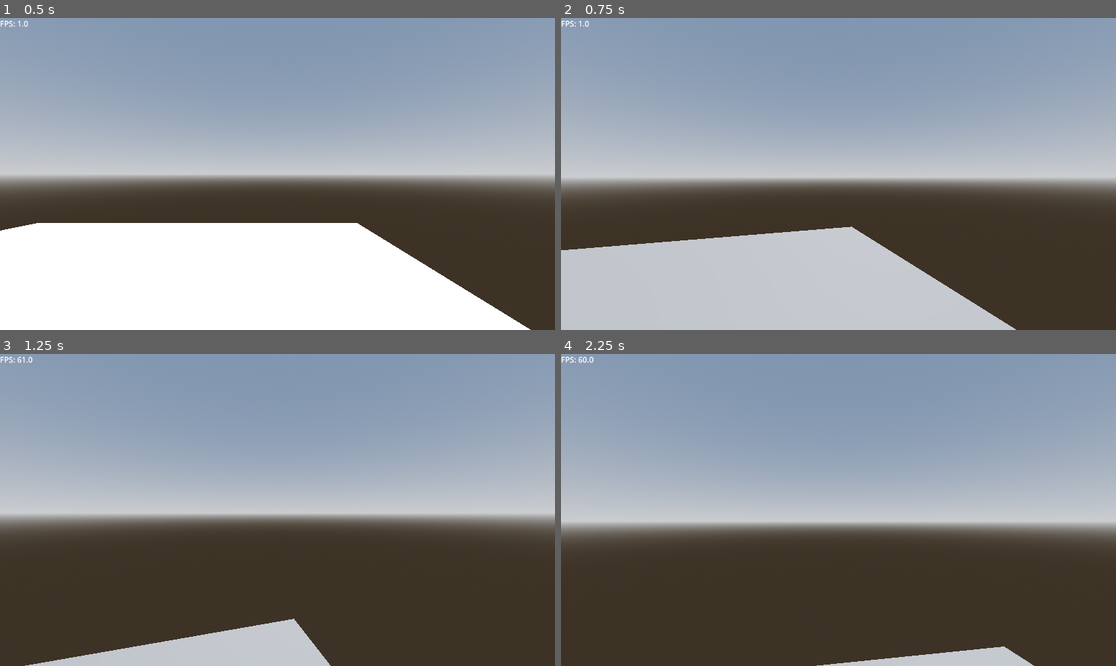
Above: before the commit, frames 1-4 (two rows, left to right).
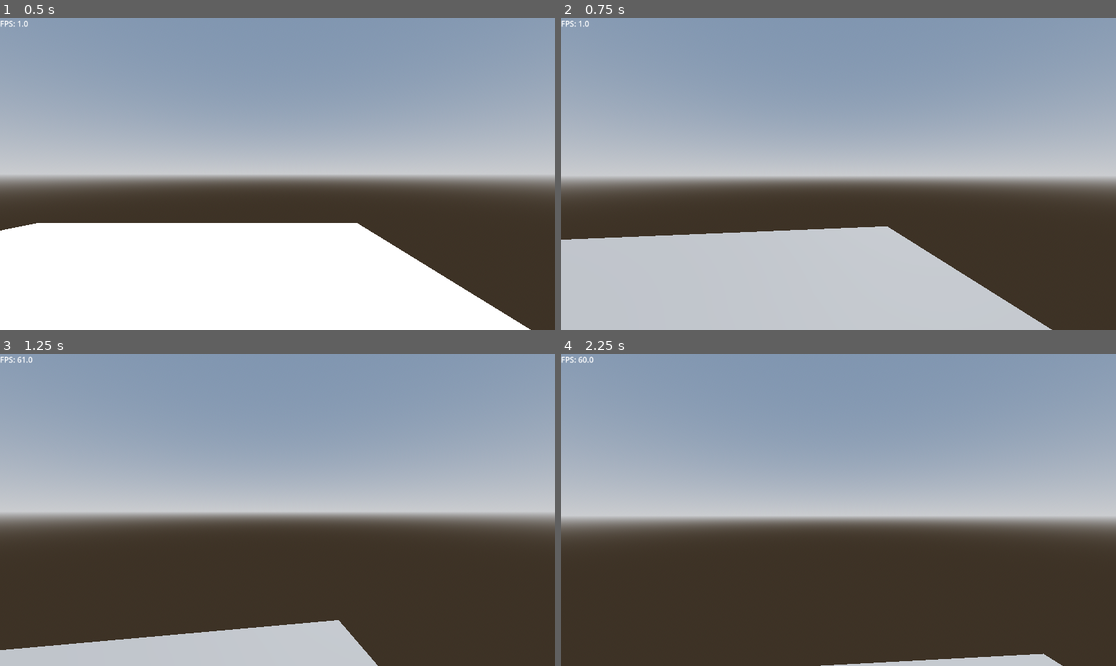
Above: after the commit, the same moments.

Repository: remidu64/GODSE
Game: Godot game, scene res://scenes/State-PlayState.tscn
Same seed, same stepped clock (60 frames per second), same inputs: the game is played once before the commit and once after it. This scene is started directly instead of the project's main scene.
Inputs (mouse positions are in pixels of both pictures, inside the frame that each line leads up to):
- Up to frame 1 (0.5 s): no input
- Up to frame 2 (0.75 s): tap Enter at 0.5 s; move the mouse to (866, 174) at 0.52 s; hold W (forward) from 0.53 s (still down); tap \ (disableShadows) at 0.6 s
- Up to frame 3 (1.25 s): keep holding W (forward); tap Space (jump) at 0.77 s
- Up to frame 4 (2.25 s): keep holding W (forward); move the mouse to (810, 510) at 1.27 s; tap \ (disableShadows) at 1.35, 2.1 s; tap Space (jump) at 1.52 s; move the mouse to (849, 503) at 2.02 s

Frame 1 is identical in both runs. In frame 2, 3.1% of the frame differs, in the area x 0-89%, y 51-100%; in frame 3, 2.7%; in frame 4, 5.5%, in the area x 0-100%, y 52-100%.

Commit message:
changed the player sensitivity (gotta make that into an option)

Diff:
--- a/scripts/entities/Entity-Player.gd
+++ b/scripts/entities/Entity-Player.gd
@@ -3,7 +3,7 @@
 @onready var head: Node3D = $Head
 @onready var camera: Camera3D = $Head/Camera
 
-const SENSITIVITY = 0.005
+const SENSITIVITY = 0.0025
 const SPEED = 2.5
 const JUMP_VELOCITY = 4.5
 
